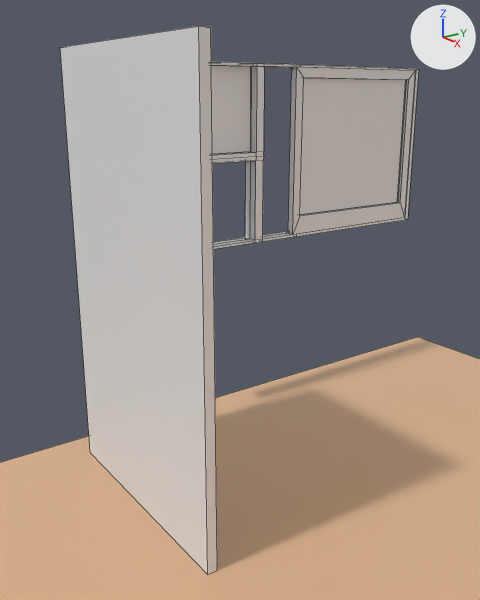
The Blender file MyRoom01.blend as it was, and as the next commit left it.
Before and after are seen from a 50 mm lens placed at (-0.04, -2.33, 2.01), pointed at (-3.09, -0.17, 0.87). The lights are fixed; the arrows at upper right show +X, +Y and +Z. Mesh edges are drawn as thin lines.
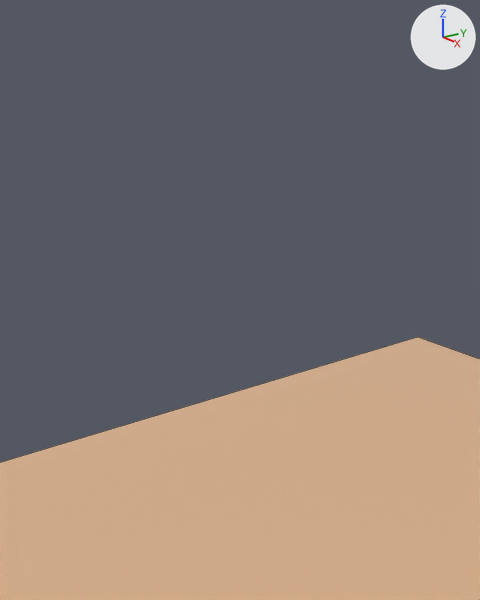
Boxes (x1, y1, x2, y2) around the edits, measured in the pictures (480 x 600 px):
'Cube.011', deleted
    before: (60, 26, 217, 574)
'Cube.010', hidden
    before: (300, 78, 406, 215)
'Cube.005', hidden
    before: (288, 67, 415, 234)
'Cube.004', hidden
    before: (211, 62, 419, 249)
'Cube.008', hidden
    before: (211, 65, 251, 154)

The edits, one by one:
me_cube_012 is used by ob_cube_005; location (-3.475, 0.525, 1.65); scale (1.0, 0.982, 1.0).
me_cube_012 had 22 vertices, 21 faces and spanned x -0.025..0.025, y 0.0..1.132, z -0.533..0.533.
me_cube_012 now has 21 vertices, 21 faces and spans x -0.025..0.025, y 0.404..1.132, z -0.533..0.533.
Part 2, on me_cube_012:
11 vertices are removed from x -0.025..0.025, y 0.0..0.06, z -0.533..0.533.
16 faces are deleted.
4 vertices are added at (-0.025, 0.404, -0.533), (-0.025, 0.404, 0.533), (0.025, 0.404, -0.533), (0.025, 0.404, 0.533).
6 new vertices lie (0.0, -0.608, 0.0) away from vertices in x -0.025..0.025, y 1.072, z -0.412..0.473.
16 new faces join them.
me_cube_014 has 8 vertices, 6 faces and spans x 2.5..6.5, y -2.0..1.97, z -1.69..1.85.
me_cube_014 is used by ob_cube_010; location (-3.491, 1.085, 1.66); scale (0.0025, 0.25, 0.25).
me_cube_014 part 1: the whole mesh is scaled about its middle by (1, 0.601, 1), then moved by (0.0, 0.79, 0.0).
Object 'Cube.004' (ob_cube_004) moves from (-3.5, 0.555, 1.65) to (-3.5, 0.355, 1.65).
Object 'Cube.004' (ob_cube_004) is now hidden.
Object 'Cube.005' (ob_cube_005) moves from (-3.475, 0.525, 1.65) to (-3.475, 0.325, 1.65).
Object 'Cube.005' (ob_cube_005) is now hidden.
Object 'Cube.010' (ob_cube_010) moves from (-3.491, 1.085, 1.66) to (-3.491, 0.885, 1.66).
Object 'Cube.010' (ob_cube_010) is now hidden.
Object 'Cube.011' (ob_cube_011) is deleted.
Object 'Cube.008' (ob_cube_008) moves from (-3.068, 0.109, 0.821) to (-3.068, -0.091, 0.821).
Object 'Cube.008' (ob_cube_008) is now hidden.
